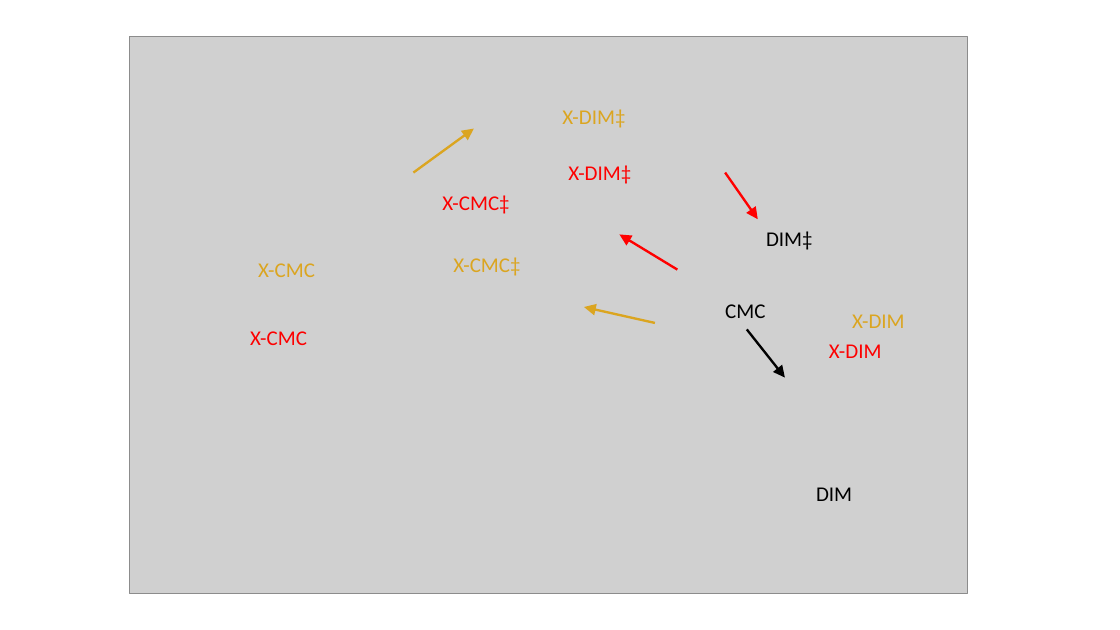
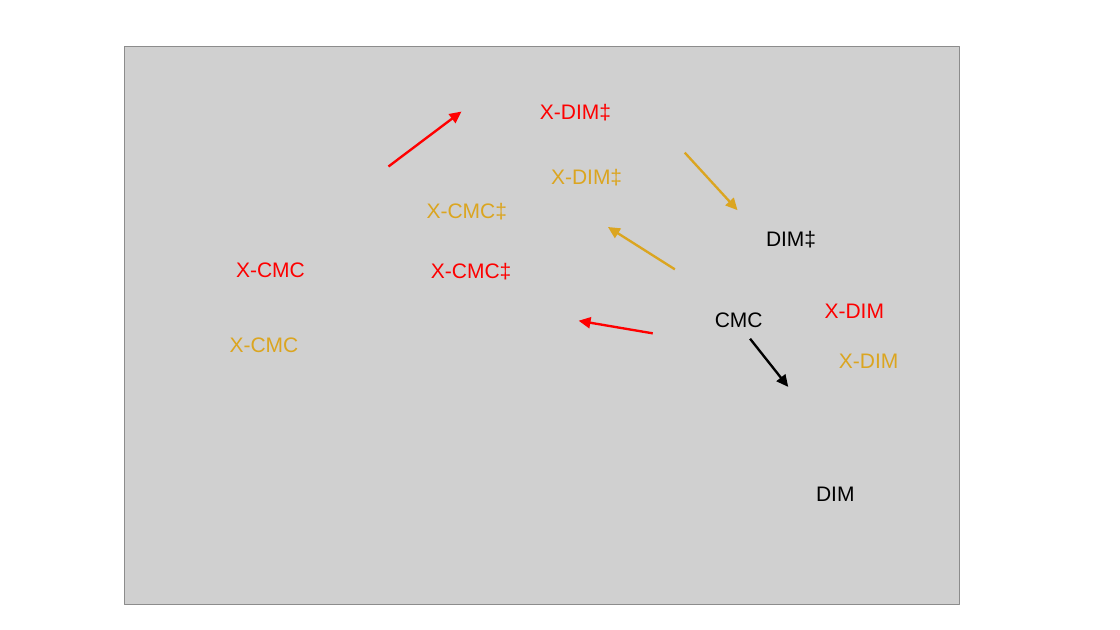
Before and after one commit to rzk1/ullmann, a slide deck: slide 7 of EnergyFile.pptx. Drawn at 1120x630 pixels with LibreOffice and Linux fonts; fonts in the diff are those of the drawing; grey boxes stand for pictures. Boxes give left, top, right and bottom in pixels: in the first picture for what was removed or moved away, otherwise in the second. Text is boxed around its words. In the diff, an @@ line names an element or a change of style, - is before the commit and + after.

```diff
--- a/EnergyFile.pptx
+++ b/EnergyFile.pptx
@@ picture: place and size @@
-picture at (129, 36, 967, 593)
+picture at (124, 46, 960, 605)
@@ arrow moved from (725, 172) - (758, 219) to (388, 166) - (461, 112) @@
@@ text "X-DIM‡": place and size @@
-text "X-DIM‡" at (568, 165, 631, 184)
+text "X-DIM‡" at (540, 103, 611, 121)
@@ text "X-DIM‡": place and size @@
-text "X-DIM‡" at (562, 109, 625, 128)
+text "X-DIM‡" at (551, 169, 622, 186)
@@ arrow moved from (413, 172) - (474, 129) to (685, 153) - (738, 210) @@
@@ text "X-CMC‡": place and size @@
-text "X-CMC‡" at (453, 257, 520, 276)
+text "X-CMC‡" at (427, 203, 507, 220)
@@ arrow moved from (655, 323) - (584, 308) to (675, 270) - (608, 227) @@
@@ text "X-CMC": place and size @@
-text "X-CMC" at (250, 331, 307, 345)
+text "X-CMC" at (236, 262, 305, 277)
@@ text "X-CMC‡": place and size @@
-text "X-CMC‡" at (442, 195, 509, 214)
+text "X-CMC‡" at (431, 262, 511, 280)
@@ text "X-DIM": place and size @@
-text "X-DIM" at (829, 344, 882, 358)
+text "X-DIM" at (825, 303, 884, 318)
@@ font Calibri to Arial in 11 elements at (766, 230, 816, 248), (816, 486, 854, 501), (715, 312, 763, 327), (825, 303, 884, 318), (839, 353, 898, 368), (551, 169, 622, 186), (427, 203, 507, 220), (431, 262, 511, 280), (236, 262, 305, 277), (540, 103, 611, 121), (230, 337, 299, 352) @@
@@ text "X-CMC": place and size @@
-text "X-CMC" at (258, 263, 315, 277)
+text "X-CMC" at (230, 337, 299, 352)
@@ arrow moved from (677, 270) - (620, 234) to (653, 334) - (579, 321) @@
@@ text "CMC": place and size @@
-text "CMC" at (725, 304, 765, 318)
+text "CMC" at (715, 312, 763, 327)
@@ arrow moved from (747, 329) - (785, 377) to (750, 339) - (788, 387) @@
@@ text "X-DIM": place and size @@
-text "X-DIM" at (852, 314, 905, 328)
+text "X-DIM" at (839, 353, 898, 368)
```
Also in this commit, not shown: 2 other slides changed, 1 slide added, 4 other files.
